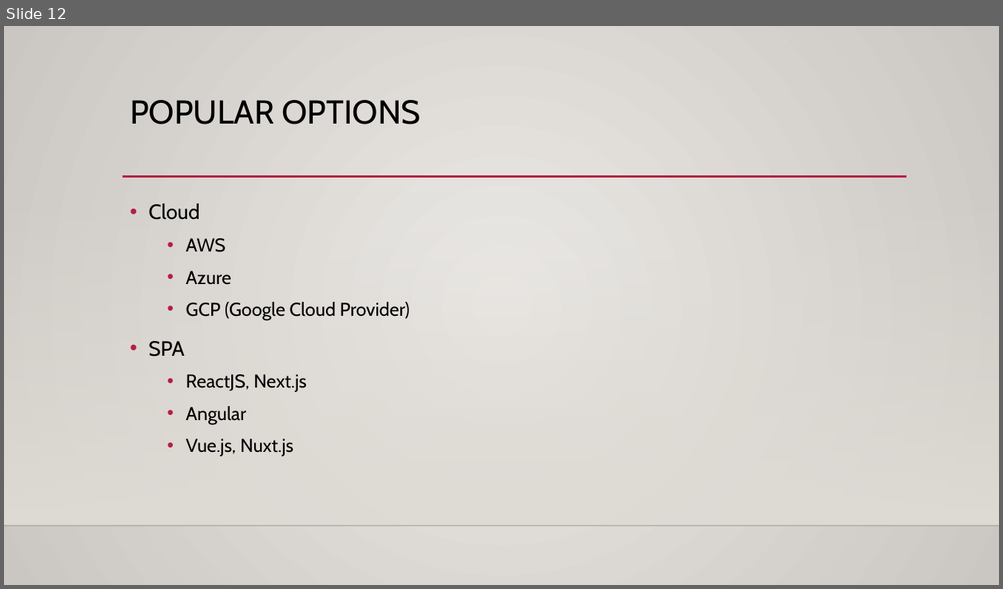
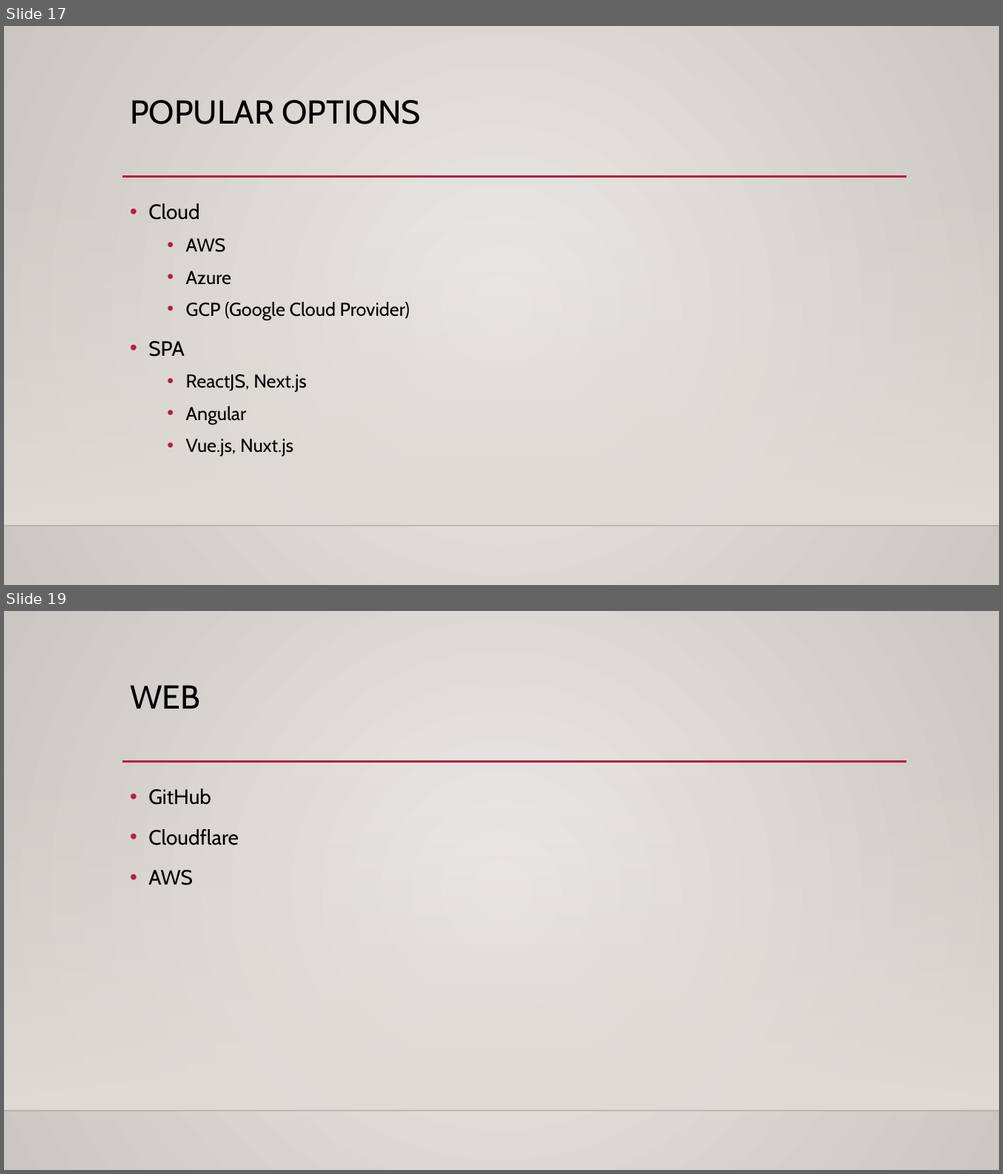
Before and after one commit to nik-yo/HostingForLess, a slide deck: slides/HostingForLess.pptx. Shown one above the other, each under a label of ours: slide 12 before the commit, slides 17 and 19 after it; the slides between them are not shown. The pictures are 1003x589 and 1003x1174 pixels, drawn with LibreOffice and Linux fonts; fonts in the diff are those of the drawing; background and template pictures are left out. Boxes give left, top, right and bottom in pixels: in the first picture for what was removed or moved away, otherwise in the second. Text is boxed around its words. In the diff, an @@ line names an element or a change of style, - is before the commit and + after.

```diff
--- a/slides/HostingForLess.pptx
+++ b/slides/HostingForLess.pptx
@@ slide 19 added at (4, 611, 999, 1170), background gradient #ECEAE7 to #CAC7C1; not listed: 3 template elements that a slide beside it also shows @@
@@ title added at (130, 685, 200, 709), 32 pt, text #000000 @@
+WEB
@@ text added at (148, 789, 239, 886), 20 pt, text #000000 @@
+• GitHub
+• Cloudflare
+• AWS
@@ what was slide 12 is now slide 17 @@
```
Also in this commit, not shown: 6 slides changed, 8 other slides added, 2 slides removed, 8 other files.
